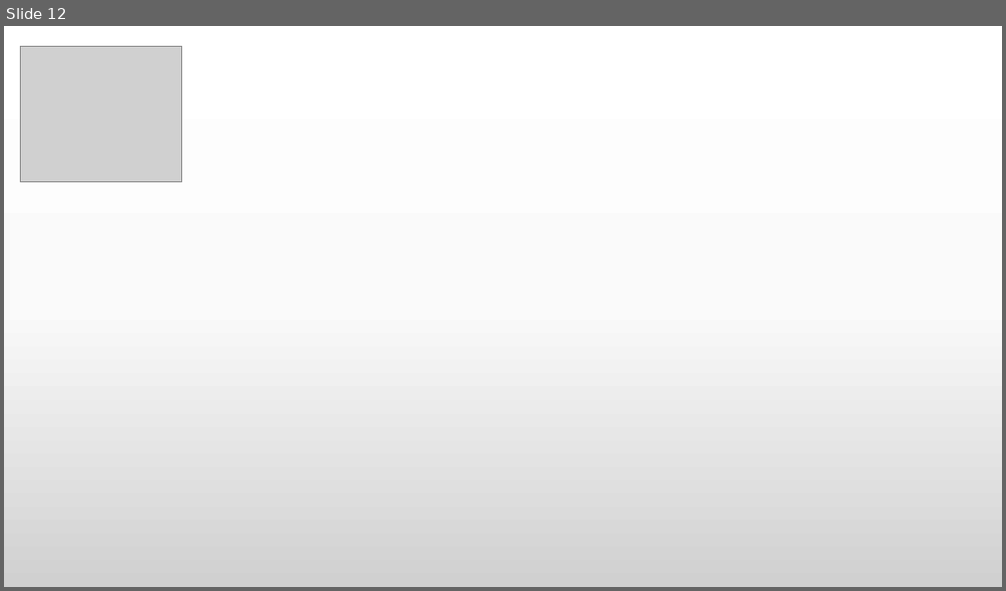
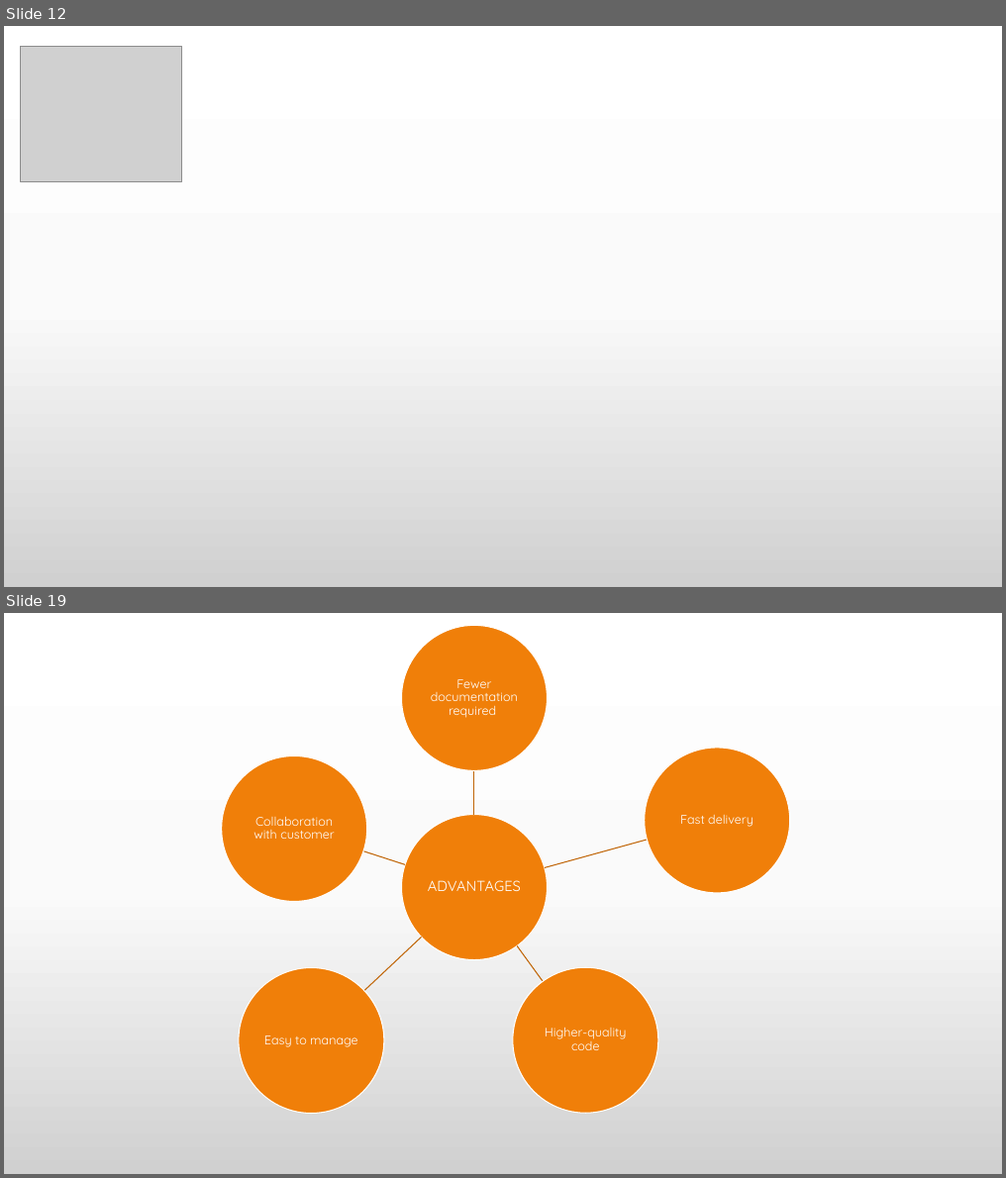
Before and after one commit to praash47/aasn-iii, a slide deck: extreme_programming.pptx. Shown one above the other, each under a label of ours: slide 12 before the commit, slides 12 and 19 after it; the slides between them are not shown. The pictures are 1006x591 and 1006x1178 pixels, drawn with LibreOffice and Linux fonts; fonts in the diff are those of the drawing; grey boxes stand for pictures. Boxes give left, top, right and bottom in pixels: in the first picture for what was removed or moved away, otherwise in the second. Text is boxed around its words. In the diff, an @@ line names an element or a change of style, - is before the commit and + after.

```diff
--- a/extreme_programming.pptx
+++ b/extreme_programming.pptx
@@ slide 19 added at [4,613,1002,1174], background gradient #FFFFFF to #FBFBFB to #D1D1D1 @@
@@ group added at [222,625,789,1113]: 6 ellipses, 6 texts, 5 freeform shapes @@
+ADVANTAGES
+Fewer documentation required
+Fast delivery
+Higher-quality code
+Easy to manage
+Collaboration with customer
```
Also in this commit, not shown: 16 other slides added, 7 other files.
